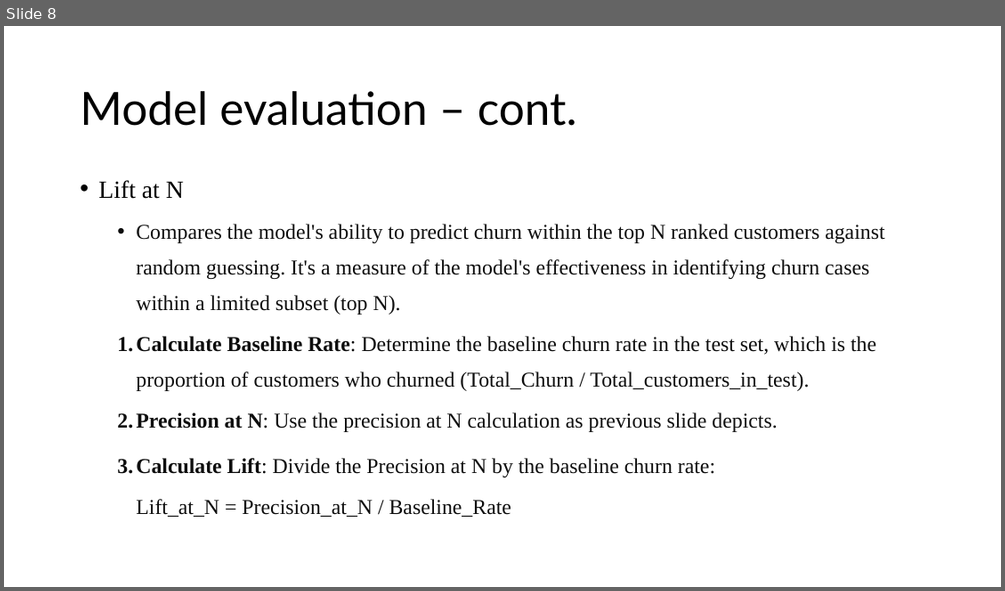
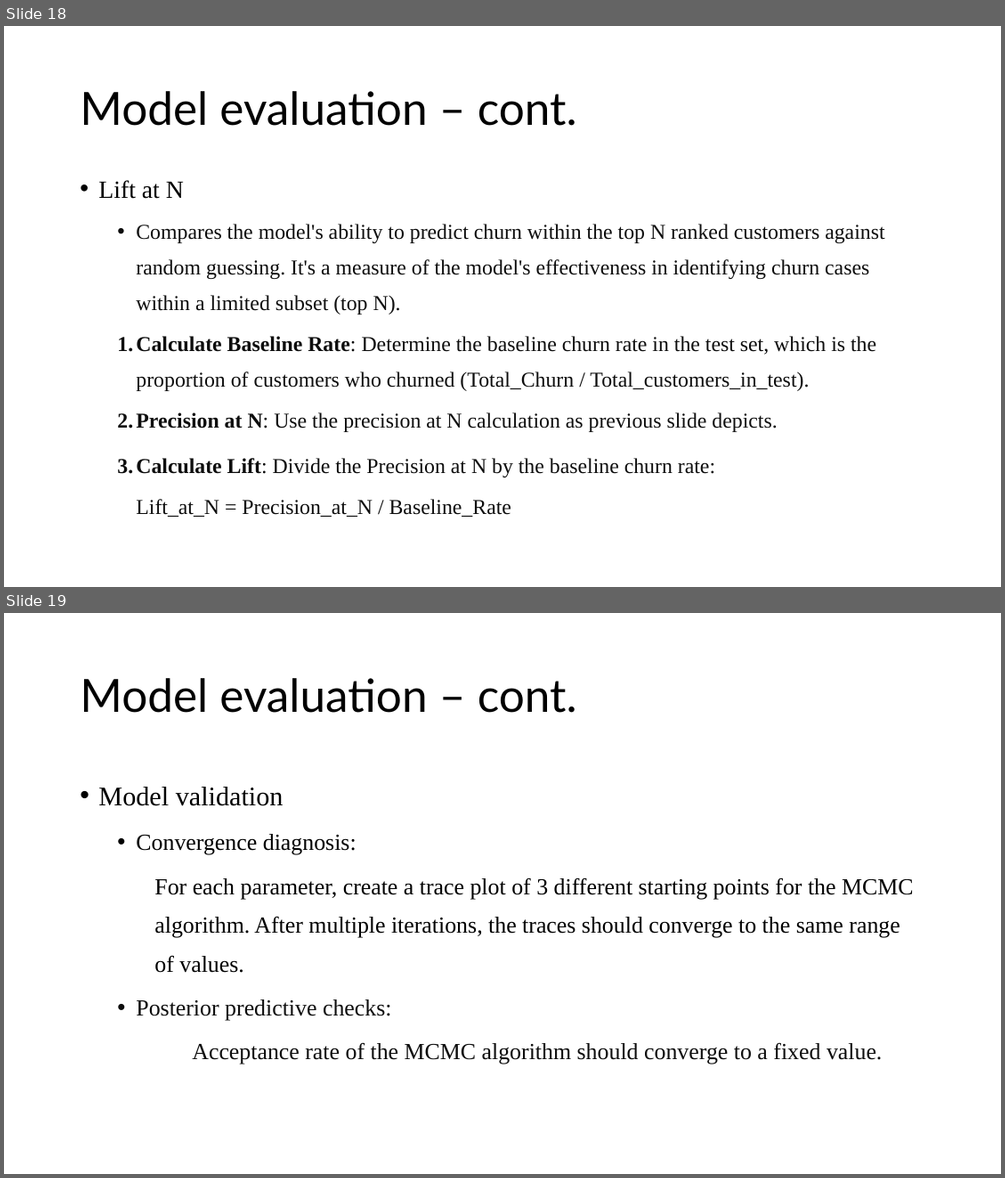
Before and after one commit to yotamdery/Predicting_Churn, a slide deck: Vi - Presentation.pptx. Shown one above the other, each under a label of ours: slide 8 before the commit, slides 18 and 19 after it. The pictures are 1005x591 and 1005x1178 pixels, drawn with LibreOffice and Linux fonts; fonts in the diff are those of the drawing. Boxes give left, top, right and bottom in pixels: in the first picture for what was removed or moved away, otherwise in the second. Text is boxed around its words. In the diff, an @@ line names an element or a change of style, - is before the commit and + after.

```diff
--- a/Vi - Presentation.pptx
+++ b/Vi - Presentation.pptx
@@ slide 19 added at (x1=4, y1=613, x2=1001, y2=1174), background #FFFFFF @@
@@ title added at (x1=80, y1=678, x2=577, y2=713), 44 pt, text #000000 @@
+Model evaluation – cont.
@@ text added at (x1=98, y1=787, x2=914, y2=1064), 22.2 pt, text #000000 @@
+• Model validation
+  • Convergence diagnosis:
+    For each parameter, create a trace plot of 3 different starting points for the MCMC algorithm. After multiple iterations, the traces should converge to the same range of values.
+  • Posterior predictive checks:
+  Acceptance rate of the MCMC algorithm should converge to a fixed value.
@@ what was slide 8 is now slide 18 @@
```
Also in this commit, not shown: 4 slides changed, 9 other slides added.
